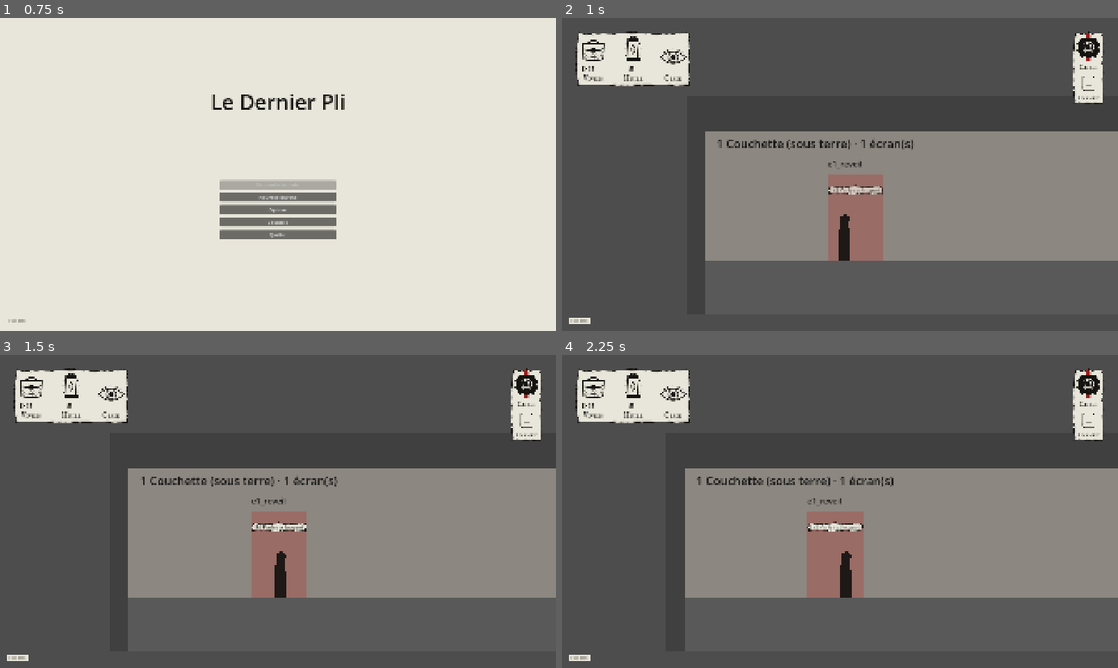
Above: before the commit, frames 1-4 (two rows, left to right).
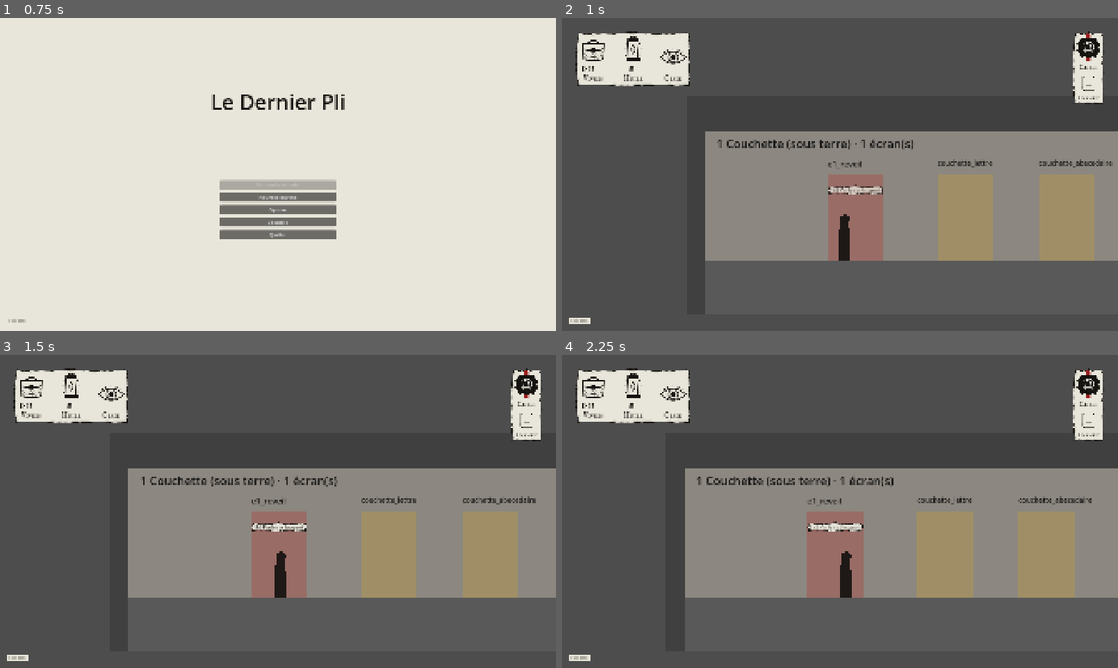
Above: after the commit, the same moments.

Repository: Mazklaus/le-dernier-pli
Game: Godot game, scene res://scenes/titre/titre.tscn
The game is run twice, just before and just after one commit, with the same random seed, the same clock (stepped at 60 frames per second) and the same inputs.
Inputs (mouse positions are in pixels of both pictures, inside the frame that each line leads up to):
- Up to frame 1 (0.75 s): tap Enter (ui_accept) at 0.5 s; move the mouse to (400, 158) at 0.52 s; hold D (deplacer_droite) from 0.53 s (still down); tap 1 (choix_1) at 0.6 s; click (400, 158) at 0.67 s
- Up to frame 2 (1 s): keep holding D (deplacer_droite); tap Enter (ui_accept) at 0.77 s
- Up to frame 3 (1.5 s): release D (deplacer_droite) at 1.25 s; drag from (166, 527) to (283, 574) at 1.27 s
- Up to frame 4 (2.25 s): move the mouse to (895, 442) at 2.02 s; hold D (deplacer_droite) from 2.03 s (still down); tap 3 (choix_3) at 2.1 s; click (895, 442) at 2.17 s

Frame 1 is identical in both runs. In frame 2, 5.7% of the frame differs, in the area x 67-100%, y 45-78%; in frame 3, 5.7%; in frame 4, 5.9%, in the area x 63-96%, y 45-78%.

Commit message:
Place les douze détails à examiner dans la maquette de l'étape 1
Un DeclencheurDialogue rejouable par détail (rencontre_id e1_detail_<nom>,
titre <nom> de e1_details.dialogue), sur le chemin naturel et à 200 px au
moins de tout autre point d'interaction. Aucun verrou, aucune fin d'étape.

Co-Authored-By: Claude Opus 5.5 <noreply@anthropic.com>
Claude-Session: https://claude.ai/code/session_011WbKxC1GLvqHLYTAssGGfb

Diff:
--- a/scenes/etapes/etape_01/etape_01.tscn
+++ b/scenes/etapes/etape_01/etape_01.tscn
@@ -10,9 +10,10 @@
 [ext_resource type="Script" path="res://scenes/interactions/passage/passage.gd" id="8"]
 [ext_resource type="Script" path="res://scenes/interactions/verrou/verrou.gd" id="9"]
 [ext_resource type="PackedScene" path="res://scenes/interactions/declencheur_dialogue/declencheur_dialogue.tscn" id="10"]
-[ext_resource type="Resource" path="res://dialogue/etape_01/e1_guetteur.dialogue" id="11"]
-[ext_resource type="Resource" path="res://dialogue/etape_01/e1_parapet.dialogue" id="12"]
-[ext_resource type="PackedScene" path="res://scenes/messager/messager.tscn" id="13"]
+[ext_resource type="Resource" path="res://dialogue/etape_01/e1_details.dialogue" id="11"]
+[ext_resource type="Resource" path="res://dialogue/etape_01/e1_guetteur.dialogue" id="12"]
+[ext_resource type="Resource" path="res://dialogue/etape_01/e1_parapet.dialogue" id="13"]
+[ext_resource type="PackedScene" path="res://scenes/messager/messager.tscn" id="14"]
 
 [sub_resource type="RectangleShape2D" id="RectangleShape2D_1"]
 size = Vector2(3840, 180)
@@ -203,6 +204,56 @@
 [node name="entree_boyau_arriere" type="Marker2D" parent="Surface/BoyauArriere"]
 position = Vector2(400, 900)
 
+[node name="e1_detail_boyau_chuchoteurs" parent="Surface/BoyauArriere" instance=ExtResource("10")]
+position = Vector2(1100, 900)
+rencontre_id = &"e1_detail_boyau_chuchoteurs"
+dialogue = ExtResource("11")
+titre = "boyau_chuchoteurs"
+libelle = "Écouter les soldats"
+metadata/note_level_design = "Deux soldats parlent de leur permission"
+
+[node name="Visuel" type="ColorRect" parent="Surface/BoyauArriere/e1_detail_boyau_chuchoteurs"]
+offset_left = -96.0
+offset_top = -300.0
+offset_right = 96.0
+offset_bottom = 0.0
+color = Color(0.85, 0.65, 0.1, 0.25)
+mouse_filter = 2
+
+[node name="Nom" type="Label" parent="Surface/BoyauArriere/e1_detail_boyau_chuchoteurs"]
+offset_left = -96.0
+offset_top = -356.0
+offset_right = 1104.0
+offset_bottom = -316.0
+theme_override_colors/font_color = Color(0.1, 0.1, 0.1, 1)
+theme_override_font_sizes/font_size = 24
+text = "boyau_chuchoteurs"
+
+[node name="e1_detail_boyau_ecriteau" parent="Surface/BoyauArriere" instance=ExtResource("10")]
+position = Vector2(2100, 900)
+rencontre_id = &"e1_detail_boyau_ecriteau"
+dialogue = ExtResource("11")
+titre = "boyau_ecriteau"
+libelle = "Lire l'écriteau"
+metadata/note_level_design = "Écriteau de relève à la date repeinte"
+
+[node name="Visuel" type="ColorRect" parent="Surface/BoyauArriere/e1_detail_boyau_ecriteau"]
+offset_left = -96.0
+offset_top = -300.0
+offset_right = 96.0
+offset_bottom = 0.0
+color = Color(0.85, 0.65, 0.1, 0.25)
+mouse_filter = 2
+
+[node name="Nom" type="Label" parent="Surface/BoyauArriere/e1_detail_boyau_ecriteau"]
+offset_left = -96.0
+offset_top = -356.0
+offset_right = 1104.0
+offset_bottom = -316.0
+theme_override_colors/font_color = Color(0.1, 0.1, 0.1, 1)
+theme_override_font_sizes/font_size = 24
+text = "boyau_ecriteau"
+
 [node name="porte_abri_sergent" type="Marker2D" parent="Surface/BoyauArriere"]
 position = Vector2(3060, 900)
 
@@ -303,6 +354,56 @@
 theme_override_font_sizes/font_size = 24
 text = "-> chapelle"
 
+[node name="e1_detail_carrefour_croix" parent="Surface/Carrefour" instance=ExtResource("10")]
+position = Vector2(1400, 900)
+rencontre_id = &"e1_detail_carrefour_croix"
+dialogue = ExtResource("11")
+titre = "carrefour_croix"
+libelle = "Lire les noms"
+metadata/note_level_design = "Croix de fortune, noms gravés au couteau"
+
+[node name="Visuel" type="ColorRect" parent="Surface/Carrefour/e1_detail_carrefour_croix"]
+offset_left = -96.0
+offset_top = -300.0
+offset_right = 96.0
+offset_bottom = 0.0
+color = Color(0.85, 0.65, 0.1, 0.25)
+mouse_filter = 2
+
+[node name="Nom" type="Label" parent="Surface/Carrefour/e1_detail_carrefour_croix"]
+offset_left = -96.0
+offset_top = -356.0
+offset_right = 1104.0
+offset_bottom = -316.0
+theme_override_colors/font_color = Color(0.1, 0.1, 0.1, 1)
+theme_override_font_sizes/font_size = 24
+text = "carrefour_croix"
+
+[node name="e1_detail_carrefour_cloches" parent="Surface/Carrefour" instance=ExtResource("10")]
+position = Vector2(3200, 900)
+rencontre_id = &"e1_detail_carrefour_cloches"
+dialogue = ExtResource("11")
+titre = "carrefour_cloches"
+libelle = "Écouter le soldat"
+metadata/note_level_design = "Seule fausse note : il entend une cloche, Tobie rien"
+
+[node name="Visuel" type="ColorRect" parent="Surface/Carrefour/e1_detail_carrefour_cloches"]
+offset_left = -96.0
+offset_top = -300.0
+offset_right = 96.0
+offset_bottom = 0.0
+color = Color(0.85, 0.65, 0.1, 0.25)
+mouse_filter = 2
+
+[node name="Nom" type="Label" parent="Surface/Carrefour/e1_detail_carrefour_cloches"]
+offset_left = -96.0
+offset_top = -356.0
+offset_right = 1104.0
+offset_bottom = -316.0
+theme_override_colors/font_color = Color(0.1, 0.1, 0.1, 1)
+theme_override_font_sizes/font_size = 24
+text = "carrefour_cloches"
+
 [node name="BanquettePeriscope" type="StaticBody2D" parent="Surface/Carrefour"]
 position = Vector2(3940.0, 840.0)
 
@@ -491,6 +592,31 @@
 theme_override_colors/font_color = Color(0.1, 0.1, 0.1, 1)
 theme_override_font_sizes/font_size = 28
 text = "e1_parapet"
+
+[node name="e1_detail_echelle_barreaux" parent="Surface/PiedEchelle" instance=ExtResource("10")]
+position = Vector2(740, 900)
+rencontre_id = &"e1_detail_echelle_barreaux"
+dialogue = ExtResource("11")
+titre = "echelle_barreaux"
+libelle = "Toucher les barreaux"
+metadata/note_level_design = "Initiales gravées par ceux qui sont montés"
+
+[node name="Visuel" type="ColorRect" parent="Surface/PiedEchelle/e1_detail_echelle_barreaux"]
+offset_left = -96.0
+offset_top = -300.0
+offset_right = 96.0
+offset_bottom = 0.0
+color = Color(0.85, 0.65, 0.1, 0.25)
+mouse_filter = 2
+
+[node name="Nom" type="Label" parent="Surface/PiedEchelle/e1_detail_echelle_barreaux"]
+offset_left = -96.0
+offset_top = -356.0
+offset_right = 1104.0
+offset_bottom = -316.0
+theme_override_colors/font_color = Color(0.1, 0.1, 0.1, 1)
+theme_override_font_sizes/font_size = 24
+text = "echelle_barreaux"
 
 [node name="Echelle" type="StaticBody2D" parent="Surface/PiedEchelle"]
 position = Vector2(820.0, 550.0)
--- a/scenes/etapes/etape_01/lieux/abri_sergent.tscn
+++ b/scenes/etapes/etape_01/lieux/abri_sergent.tscn
@@ -1,8 +1,9 @@
-[gd_scene load_steps=9 format=3]
+[gd_scene load_steps=10 format=3]
 
 [ext_resource type="Script" path="res://scenes/interactions/passage/passage.gd" id="1"]
 [ext_resource type="PackedScene" path="res://scenes/interactions/declencheur_dialogue/declencheur_dialogue.tscn" id="2"]
-[ext_resource type="Resource" path="res://dialogue/etape_01/e1_ordre.dialogue" id="3"]
+[ext_resource type="Resource" path="res://dialogue/etape_01/e1_details.dialogue" id="3"]
+[ext_resource type="Resource" path="res://dialogue/etape_01/e1_ordre.dialogue" id="4"]
 
 [sub_resource type="RectangleShape2D" id="RectangleShape2D_1"]
 size = Vector2(2880, 180)
@@ -100,6 +101,8 @@
 [node name="Passages" type="Node2D" parent="."]
 
 [node name="Points" type="Node2D" parent="."]
+
+[node name="Details" type="Node2D" parent="."]
 
 [node name="PassageAbri" type="Area2D" parent="Passages" groups=["passages"]]
 position = Vector2(200, 750.0)
@@ -132,10 +135,60 @@
 theme_override_font_sizes/font_size = 24
 text = "-> boyau_arriere"
 
+[node name="e1_detail_abri_carte" parent="Details" instance=ExtResource("2")]
+position = Vector2(1000, 900)
+rencontre_id = &"e1_detail_abri_carte"
+dialogue = ExtResource("3")
+titre = "abri_carte"
+libelle = "Regarder la carte"
+metadata/note_level_design = "Carte du secteur usée aux plis"
+
+[node name="Visuel" type="ColorRect" parent="Details/e1_detail_abri_carte"]
+offset_left = -96.0
+offset_top = -300.0
+offset_right = 96.0
+offset_bottom = 0.0
+color = Color(0.85, 0.65, 0.1, 0.25)
+mouse_filter = 2
+
+[node name="Nom" type="Label" parent="Details/e1_detail_abri_carte"]
+offset_left = -96.0
+offset_top = -356.0
+offset_right = 1104.0
+offset_bottom = -316.0
+theme_override_colors/font_color = Color(0.1, 0.1, 0.1, 1)
+theme_override_font_sizes/font_size = 24
+text = "abri_carte"
+
+[node name="e1_detail_abri_gamelle" parent="Details" instance=ExtResource("2")]
+position = Vector2(1700, 900)
+rencontre_id = &"e1_detail_abri_gamelle"
+dialogue = ExtResource("3")
+titre = "abri_gamelle"
+libelle = "Regarder la gamelle"
+metadata/note_level_design = "Gamelle du sergent gravée d'un prénom de femme"
+
+[node name="Visuel" type="ColorRect" parent="Details/e1_detail_abri_gamelle"]
+offset_left = -96.0
+offset_top = -300.0
+offset_right = 96.0
+offset_bottom = 0.0
+color = Color(0.85, 0.65, 0.1, 0.25)
+mouse_filter = 2
+
+[node name="Nom" type="Label" parent="Details/e1_detail_abri_gamelle"]
+offset_left = -96.0
+offset_top = -356.0
+offset_right = 1104.0
+offset_bottom = -316.0
+theme_override_colors/font_color = Color(0.1, 0.1, 0.1, 1)
+theme_override_font_sizes/font_size = 24
+text = "abri_gamelle"
+
 [node name="e1_ordre" parent="Rencontres" instance=ExtResource("2")]
 position = Vector2(2450, 900)
 rencontre_id = &"e1_ordre"
-dialogue = ExtResource("3")
+dialogue = ExtResource("4")
 libelle = "Parler au sergent"
 metadata/note_level_design = "Lamarre assis devant la bougie, au fond : le pli, la lampe, une ration"
 
--- a/scenes/etapes/etape_01/lieux/cantine.tscn
+++ b/scenes/etapes/etape_01/lieux/cantine.tscn
@@ -1,8 +1,9 @@
-[gd_scene load_steps=9 format=3]
+[gd_scene load_steps=10 format=3]
 
 [ext_resource type="Script" path="res://scenes/interactions/passage/passage.gd" id="1"]
 [ext_resource type="PackedScene" path="res://scenes/interactions/declencheur_dialogue/declencheur_dialogue.tscn" id="2"]
-[ext_resource type="Resource" path="res://dialogue/etape_01/e1_cantine.dialogue" id="3"]
+[ext_resource type="Resource" path="res://dialogue/etape_01/e1_details.dialogue" id="3"]
+[ext_resource type="Resource" path="res://dialogue/etape_01/e1_cantine.dialogue" id="4"]
 
 [sub_resource type="RectangleShape2D" id="RectangleShape2D_1"]
 size = Vector2(1920, 180)
@@ -101,6 +102,8 @@
 
 [node name="Points" type="Node2D" parent="."]
 
+[node name="Details" type="Node2D" parent="."]
+
 [node name="PassageCantine" type="Area2D" parent="Passages" groups=["passages"]]
 position = Vector2(200, 750.0)
 collision_layer = 4
@@ -132,10 +135,35 @@
 theme_override_font_sizes/font_size = 24
 text = "-> carrefour"
 
+[node name="e1_detail_cantine_tableau" parent="Details" instance=ExtResource("2")]
+position = Vector2(700, 900)
+rencontre_id = &"e1_detail_cantine_tableau"
+dialogue = ExtResource("3")
+titre = "cantine_tableau"
+libelle = "Lire le tableau"
+metadata/note_level_design = "Tableau des rations rayé de semaine en semaine"
+
+[node name="Visuel" type="ColorRect" parent="Details/e1_detail_cantine_tableau"]
+offset_left = -96.0
+offset_top = -300.0
+offset_right = 96.0
+offset_bottom = 0.0
+color = Color(0.85, 0.65, 0.1, 0.25)
+mouse_filter = 2
+
+[node name="Nom" type="Label" parent="Details/e1_detail_cantine_tableau"]
+offset_left = -96.0
+offset_top = -356.0
+offset_right = 1104.0
+offset_bottom = -316.0
+theme_override_colors/font_color = Color(0.1, 0.1, 0.1, 1)
+theme_override_font_sizes/font_size = 24
+text = "cantine_tableau"
+
 [node name="e1_cantine" parent="Rencontres" instance=ExtResource("2")]
 position = Vector2(1300, 900)
 rencontre_id = &"e1_cantine"
-dialogue = ExtResource("3")
+dialogue = ExtResource("4")
 libelle = "Parler à la Ravaude"
 metadata/note_level_design = "Mère Ravaude derrière la marmite : gamelle, Aurèle"
 
--- a/scenes/etapes/etape_01/lieux/chapelle.tscn
+++ b/scenes/etapes/etape_01/lieux/chapelle.tscn
@@ -1,8 +1,9 @@
-[gd_scene load_steps=9 format=3]
+[gd_scene load_steps=10 format=3]
 
 [ext_resource type="Script" path="res://scenes/interactions/passage/passage.gd" id="1"]
 [ext_resource type="PackedScene" path="res://scenes/interactions/declencheur_dialogue/declencheur_dialogue.tscn" id="2"]
-[ext_resource type="Resource" path="res://dialogue/etape_01/e1_cendre.dialogue" id="3"]
+[ext_resource type="Resource" path="res://dialogue/etape_01/e1_details.dialogue" id="3"]
+[ext_resource type="Resource" path="res://dialogue/etape_01/e1_cendre.dialogue" id="4"]
 
 [sub_resource type="RectangleShape2D" id="RectangleShape2D_1"]
 size = Vector2(1920, 180)
@@ -101,6 +102,8 @@
 
 [node name="Points" type="Node2D" parent="."]
 
+[node name="Details" type="Node2D" parent="."]
+
 [node name="PassageChapelle" type="Area2D" parent="Passages" groups=["passages"]]
 position = Vector2(200, 750.0)
 collision_layer = 4
@@ -132,10 +135,35 @@
 theme_override_font_sizes/font_size = 24
 text = "-> carrefour"
 
+[node name="e1_detail_chapelle_ex_voto" parent="Details" instance=ExtResource("2")]
+position = Vector2(800, 900)
+rencontre_id = &"e1_detail_chapelle_ex_voto"
+dialogue = ExtResource("3")
+titre = "chapelle_ex_voto"
+libelle = "Regarder les ex-voto"
+metadata/note_level_design = "Ex-voto de sacs, dont un au nom d'Aurèle"
+
+[node name="Visuel" type="ColorRect" parent="Details/e1_detail_chapelle_ex_voto"]
+offset_left = -96.0
+offset_top = -300.0
+offset_right = 96.0
+offset_bottom = 0.0
+color = Color(0.85, 0.65, 0.1, 0.25)
+mouse_filter = 2
+
+[node name="Nom" type="Label" parent="Details/e1_detail_chapelle_ex_voto"]
+offset_left = -96.0
+offset_top = -356.0
+offset_right = 1104.0
+offset_bottom = -316.0
+theme_override_colors/font_color = Color(0.1, 0.1, 0.1, 1)
+theme_override_font_sizes/font_size = 24
+text = "chapelle_ex_voto"
+
 [node name="e1_cendre" parent="Rencontres" instance=ExtResource("2")]
 position = Vector2(1400, 900)
 rencontre_id = &"e1_cendre"
-dialogue = ExtResource("3")
+dialogue = ExtResource("4")
 libelle = "S'approcher de Cassien"
 metadata/note_level_design = "Cassien devant l'autel de sacs : la Cendre au front"
 
--- a/scenes/etapes/etape_01/lieux/couchette.tscn
+++ b/scenes/etapes/etape_01/lieux/couchette.tscn
@@ -1,8 +1,9 @@
-[gd_scene load_steps=9 format=3]
+[gd_scene load_steps=10 format=3]
 
 [ext_resource type="PackedScene" path="res://scenes/interactions/declencheur_dialogue/declencheur_dialogue.tscn" id="1"]
 [ext_resource type="Resource" path="res://dialogue/etape_01/e1_reveil.dialogue" id="2"]
-[ext_resource type="Script" path="res://scenes/interactions/passage/passage.gd" id="3"]
+[ext_resource type="Resource" path="res://dialogue/etape_01/e1_details.dialogue" id="3"]
+[ext_resource type="Script" path="res://scenes/interactions/passage/passage.gd" id="4"]
 
 [sub_resource type="RectangleShape2D" id="RectangleShape2D_1"]
 size = Vector2(1920, 180)
@@ -101,6 +102,8 @@
 
 [node name="Points" type="Node2D" parent="."]
 
+[node name="Details" type="Node2D" parent="."]
+
 [node name="e1_reveil" parent="Rencontres" instance=ExtResource("1")]
 position = Vector2(520, 900)
 rencontre_id = &"e1_reveil"
@@ -125,12 +128,62 @@
 theme_override_font_sizes/font_size = 28
 text = "e1_reveil"
 
+[node name="e1_detail_couchette_lettre" parent="Details" instance=ExtResource("1")]
+position = Vector2(900, 900)
+rencontre_id = &"e1_detail_couchette_lettre"
+dialogue = ExtResource("3")
+titre = "couchette_lettre"
+libelle = "Lire la lettre"
+metadata/note_level_design = "Lettre de Tobie jamais envoyée (prépare une perte future)"
+
+[node name="Visuel" type="ColorRect" parent="Details/e1_detail_couchette_lettre"]
+offset_left = -96.0
+offset_top = -300.0
+offset_right = 96.0
+offset_bottom = 0.0
+color = Color(0.85, 0.65, 0.1, 0.25)
+mouse_filter = 2
+
+[node name="Nom" type="Label" parent="Details/e1_detail_couchette_lettre"]
+offset_left = -96.0
+offset_top = -356.0
+offset_right = 1104.0
+offset_bottom = -316.0
+theme_override_colors/font_color = Color(0.1, 0.1, 0.1, 1)
+theme_override_font_sizes/font_size = 24
+text = "couchette_lettre"
+
+[node name="e1_detail_couchette_abecedaire" parent="Details" instance=ExtResource("1")]
+position = Vector2(1250, 900)
+rencontre_id = &"e1_detail_couchette_abecedaire"
+dialogue = ExtResource("3")
+titre = "couchette_abecedaire"
+libelle = "Feuilleter l'abécédaire"
+metadata/note_level_design = "Abécédaire usé, annoté par Cassien"
+
+[node name="Visuel" type="ColorRect" parent="Details/e1_detail_couchette_abecedaire"]
+offset_left = -96.0
+offset_top = -300.0
+offset_right = 96.0
+offset_bottom = 0.0
+color = Color(0.85, 0.65, 0.1, 0.25)
+mouse_filter = 2
+
+[node name="Nom" type="Label" parent="Details/e1_detail_couchette_abecedaire"]
+offset_left = -96.0
+offset_top = -356.0
+offset_right = 1104.0
+offset_bottom = -316.0
+theme_override_colors/font_color = Color(0.1, 0.1, 0.1, 1)
+theme_override_font_sizes/font_size = 24
+text = "couchette_abecedaire"
+
 [node name="SortieCouchette" type="Area2D" parent="Passages" groups=["passages"]]
 position = Vector2(1700, 750.0)
 collision_layer = 4
 collision_mask = 0
 monitoring = false
-script = ExtResource("3")
+script = ExtResource("4")
 vers = &"boyau_arriere"
 libelle = "Monter au boyau"
 rencontre_requise = &"e1_reveil"
--- a/scenes/etapes/etape_01/lieux/sape_sortie.tscn
+++ b/scenes/etapes/etape_01/lieux/sape_sortie.tscn
@@ -1,9 +1,10 @@
-[gd_scene load_steps=12 format=3]
+[gd_scene load_steps=13 format=3]
 
 [ext_resource type="Script" path="res://scenes/interactions/passage/passage.gd" id="1"]
 [ext_resource type="PackedScene" path="res://scenes/interactions/declencheur_dialogue/declencheur_dialogue.tscn" id="2"]
-[ext_resource type="Resource" path="res://dialogue/etape_01/e1_adieu.dialogue" id="3"]
-[ext_resource type="Script" path="res://scenes/interactions/verrou/verrou.gd" id="4"]
+[ext_resource type="Resource" path="res://dialogue/etape_01/e1_details.dialogue" id="3"]
+[ext_resource type="Resource" path="res://dialogue/etape_01/e1_adieu.dialogue" id="4"]
+[ext_resource type="Script" path="res://scenes/interactions/verrou/verrou.gd" id="5"]
 
 [sub_resource type="RectangleShape2D" id="RectangleShape2D_1"]
 size = Vector2(2880, 180)
@@ -107,6 +108,8 @@
 [node name="Passages" type="Node2D" parent="."]
 
 [node name="Points" type="Node2D" parent="."]
+
+[node name="Details" type="Node2D" parent="."]
 
 [node name="PassageSapeSortie" type="Area2D" parent="Passages" groups=["passages"]]
 position = Vector2(200, 750.0)
@@ -139,10 +142,35 @@
 theme_override_font_sizes/font_size = 24
 text = "-> carrefour"
 
+[node name="e1_detail_sortie_sifflet" parent="Details" instance=ExtResource("2")]
+position = Vector2(900, 900)
+rencontre_id = &"e1_detail_sortie_sifflet"
+dialogue = ExtResource("3")
+titre = "sortie_sifflet"
+libelle = "Regarder le sifflet"
+metadata/note_level_design = "Sifflet de Jacquot accroché à l'étai"
+
+[node name="Visuel" type="ColorRect" parent="Details/e1_detail_sortie_sifflet"]
+offset_left = -96.0
+offset_top = -300.0
+offset_right = 96.0
+offset_bottom = 0.0
+color = Color(0.85, 0.65, 0.1, 0.25)
+mouse_filter = 2
+
+[node name="Nom" type="Label" parent="Details/e1_detail_sortie_sifflet"]
+offset_left = -96.0
+offset_top = -356.0
+offset_right = 1104.0
+offset_bottom = -316.0
+theme_override_colors/font_color = Color(0.1, 0.1, 0.1, 1)
+theme_override_font_sizes/font_size = 24
+text = "sortie_sifflet"
+
 [node name="e1_adieu" parent="Rencontres" instance=ExtResource("2")]
 position = Vector2(1400, 900)
 rencontre_id = &"e1_adieu"
-dialogue = ExtResource("3")
+dialogue = ExtResource("4")
 libelle = "Parler à Jacquot"
 rencontre_requise = &"e1_cendre"
 titre_si_verrouille = "refus_sans_cendre"
--- a/tests/unit/test_etape_01_maquette.gd
+++ b/tests/unit/test_etape_01_maquette.gd
@@ -101,3 +101,39 @@
 	GameState.marquer_rencontre_vue(&"e1_reveil")
 	assert_true(sortie.est_disponible())
 	GameState.reinitialiser()
+
+
+const DETAILS: Array[String] = [
+	"couchette_lettre", "couchette_abecedaire", "boyau_chuchoteurs", "boyau_ecriteau",
+	"abri_carte", "abri_gamelle", "carrefour_croix", "carrefour_cloches",
+	"cantine_tableau", "chapelle_ex_voto", "sortie_sifflet", "echelle_barreaux",
+]
+
+
+func test_chaque_detail_est_un_declencheur_rejouable() -> void:
+	for nom in DETAILS:
+		var detail := _etape.trouver_declencheur(StringName("e1_detail_%s" % nom))
+		assert_not_null(detail, "détail manquant : %s" % nom)
+		if detail != null:
+			assert_eq(detail.titre, nom)
+			assert_eq(detail.dialogue.resource_path, "res://dialogue/etape_01/e1_details.dialogue")
+			assert_has(detail.dialogue.get_cues(), nom, "titre absent du dialogue : %s" % nom)
+			assert_false(detail.une_seule_fois, "%s doit rester rejouable" % nom)
+			assert_false(detail.fin_etape)
+			assert_eq(detail.rencontre_requise, &"")
+			assert_true(detail.libelle != "" and detail.libelle.length() <= 24, "libellé de %s" % nom)
+
+
+func test_aucun_detail_ne_chevauche_un_autre_point_d_interaction() -> void:
+	var points: Array[Node2D] = []
+	for n in _etape.find_children("*", "Area2D", true, false):
+		if n is DeclencheurDialogue or n is Passage:
+			points.append(n)
+	for a in points:
+		if not String(a.name).begins_with("e1_detail_"):
+			continue
+		for b in points:
+			if a == b or absf(a.global_position.y - b.global_position.y) > 400.0:
+				continue
+			assert_true(absf(a.global_position.x - b.global_position.x) >= 200.0,
+				"%s trop près de %s" % [a.name, b.name])
Not shown: 4 places in scenes/etapes/etape_01/etape_01.tscn that only renumber resources
Not shown: 1 places in scenes/etapes/etape_01/lieux/sape_sortie.tscn that only renumber resources
